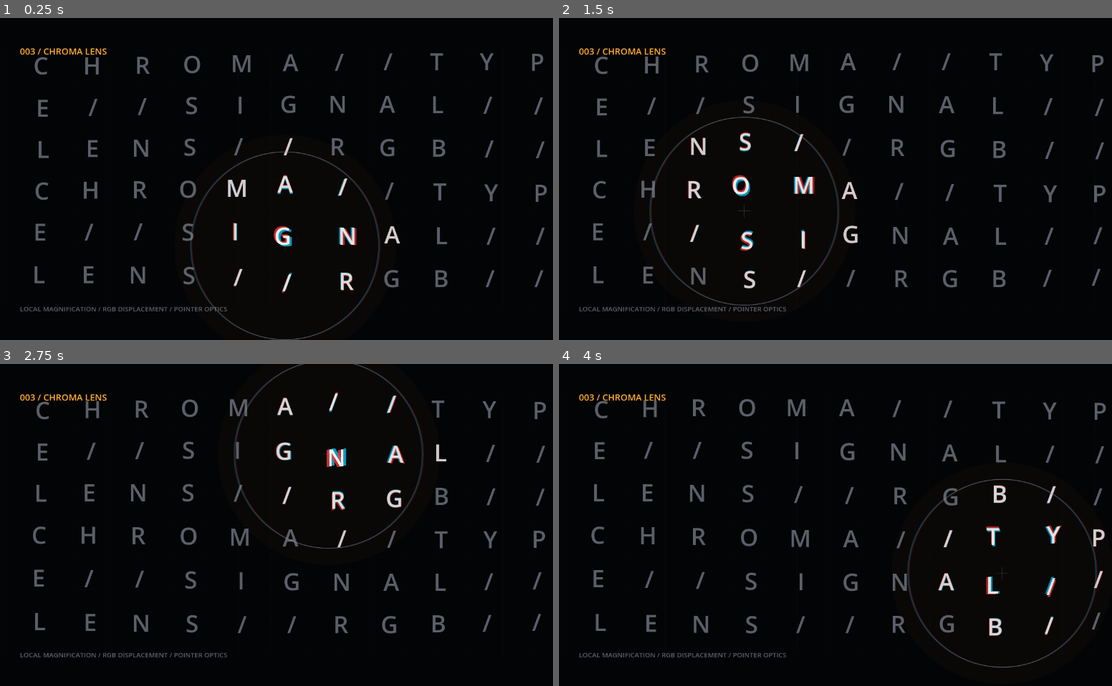
Above: before the commit, frames 1-4 (two rows, left to right).
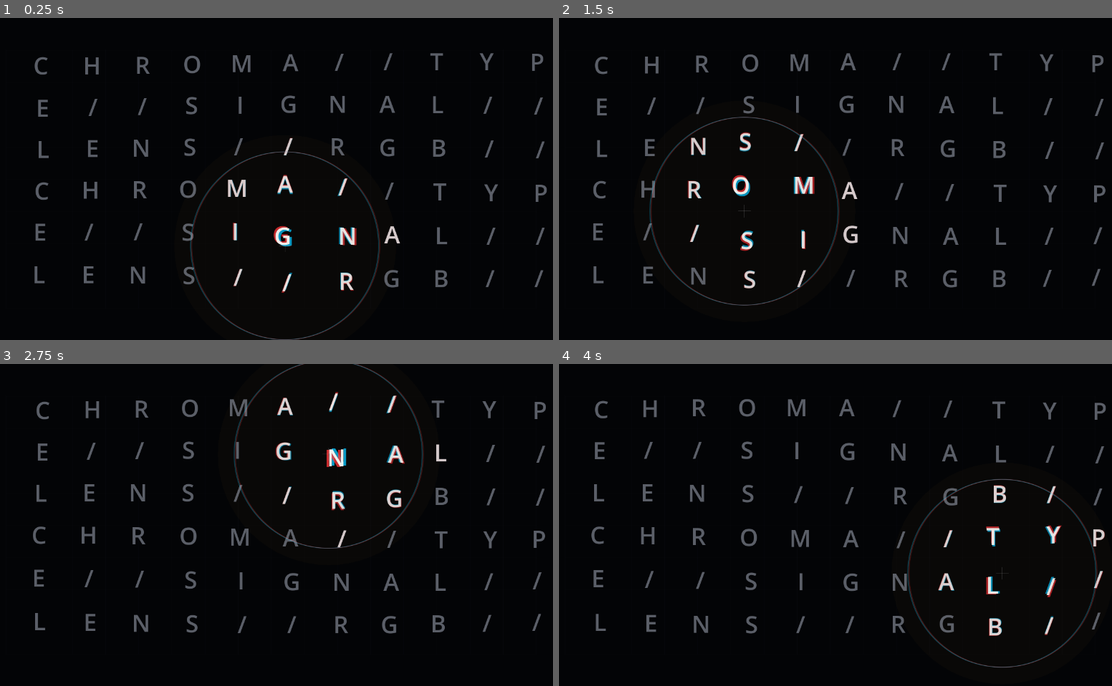
Above: after the commit, the same moments.

Repository: Rzbck/godot-creative-lab
Game: Godot game, scene res://sketches/003_chroma_lens/runtime/chroma_lens.tscn
Same seed, same stepped clock (60 frames per second), same inputs: the game is played once before the commit and once after it. This scene is started directly instead of the project's main scene.
Inputs (mouse positions are in pixels of both pictures, inside the frame that each line leads up to):
- Up to frame 1 (0.25 s): no input
- Up to frame 2 (1.5 s): tap Enter at 0.5 s; move the mouse to (957, 162) at 0.52 s; click (957, 162) at 0.67 s; drag from (713, 195) to (802, 243) at 1.27 s
- Up to frame 3 (2.75 s): move the mouse to (326, 454) at 2.02 s; click (326, 454) at 2.17 s
- Up to frame 4 (4 s): drag from (802, 589) to (658, 476) at 2.77 s; move the mouse to (1001, 573) at 3.52 s; click (1001, 573) at 3.67 s

The runs differ from the first frame. In frame 1, 0.4% of the frame differs, in the area x 3-42%, y 9-92%; in frame 2, 0.4%; in frame 3, 0.4%; in frame 4, 0.4%.

Commit message:
fix: remove chroma lens output captions

Diff:
--- a/sketches/003_chroma_lens/runtime/chroma_lens.gd
+++ b/sketches/003_chroma_lens/runtime/chroma_lens.gd
@@ -137,9 +137,6 @@
             draw_string(font, target, glyph, HORIZONTAL_ALIGNMENT_CENTER, step_x * 0.78, font_size, core)
 
     _draw_lens_overlay(lens_center, red_color, cyan_color)
-    draw_string(font, Vector2(78.0, 82.0), "003 / CHROMA LENS", HORIZONTAL_ALIGNMENT_LEFT, -1.0, 20, ACCENT)
-    draw_string(font, Vector2(78.0, 656.0), "LOCAL MAGNIFICATION / RGB DISPLACEMENT / POINTER OPTICS", HORIZONTAL_ALIGNMENT_LEFT, -1.0, 15, Color(0.78, 0.8, 0.9, 0.46))
-
     end_design_draw()
 
 
